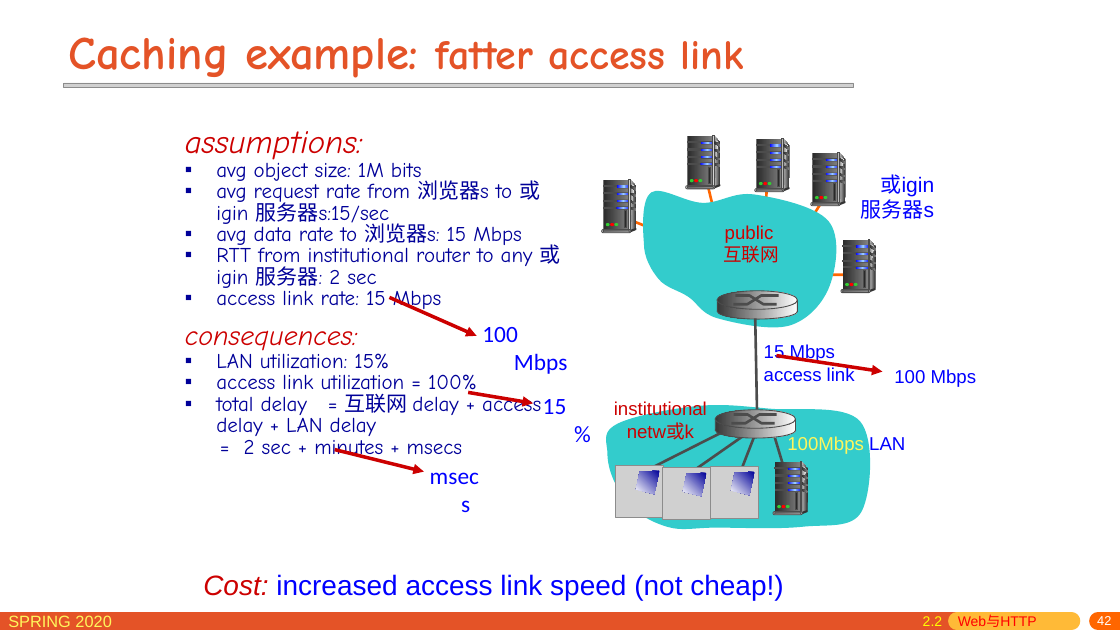
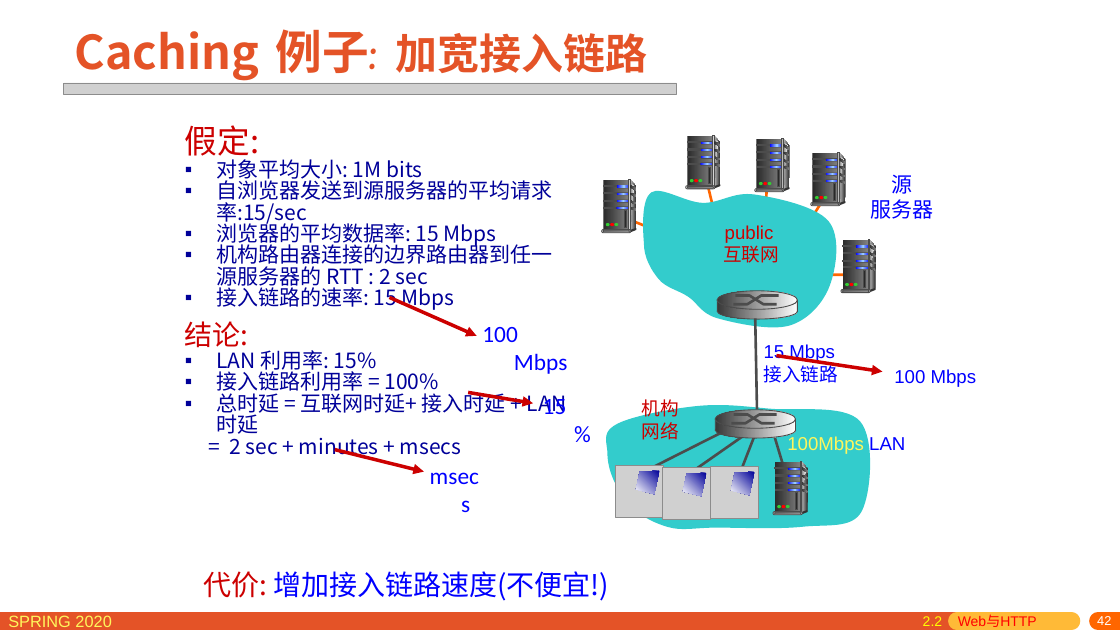
Before and after one commit to network-distributed/presentations, a slide deck: slide 42 of chapter2_cn.pptx. Drawn at 1120x630 pixels with LibreOffice and Linux fonts; fonts in the diff are those of the drawing; grey boxes stand for pictures. Boxes give left, top, right and bottom in pixels: in the first picture for what was removed or moved away, otherwise in the second. Text is boxed around its words. In the diff, an @@ line names an element or a change of style, - is before the commit and + after.

```diff
--- a/chapter2_cn.pptx
+++ b/chapter2_cn.pptx
@@ title at box(75, 29, 647, 81): text changed; size 36 to 40 pt @@
-Caching example: fatter access link
+Caching 例子: 加宽接入链路
@@ picture: place and size @@
-picture at box(64, 83, 854, 87)
+picture at box(64, 83, 676, 95)
@@ text at box(185, 125, 566, 434): text changed; font Comic Neue to Noto Sans CJK SC @@
-assumptions:
-▪ avg object size: 1M bits
-▪ avg request rate from 浏览器s to 或igin 服务器s:15/sec
-▪ avg data rate to 浏览器s: 15 Mbps
-▪ RTT from institutional router to any 或igin 服务器: 2 sec
-▪ access link rate: 15 Mbps
-consequences:
-▪ LAN utilization: 15%
-▪ access link utilization = 100%
-▪ total delay = 互联网 delay + access delay + LAN delay
+假定:
+▪ 对象平均大小: 1M bits
+▪ 自浏览器发送到源服务器的平均请求率:15/sec
+▪ 浏览器的平均数据率: 15 Mbps
+▪ 机构路由器连接的边界路由器到任一源服务器的 RTT : 2 sec
+▪ 接入链路的速率: 15 Mbps
+结论:
+▪ LAN 利用率: 15%
+▪ 接入链路利用率 = 100%
+▪ 总时延 = 互联网时延+ 接入时延 + LAN 时延
@@ text at box(871, 175, 934, 219): text changed @@
-或igin
-服务器s
+源
+服务器
@@ text at box(764, 361, 838, 383): text changed @@
-access link
+接入链路
@@ text at box(642, 396, 679, 440): text changed @@
-institutional
-netw或k
+机构
+网络
@@ text at box(229, 433, 461, 459): font Comic Neue to Noto Sans CJK SC in "= 2 sec + minutes + msecs" @@
@@ text at box(203, 571, 609, 601): text changed; font Arial to Noto Sans CJK SC @@
-Cost: increased access link speed (not cheap!)
+代价: 增加接入链路速度(不便宜!)
```
Also in this commit, not shown: 71 other slides changed, 1 other file.
